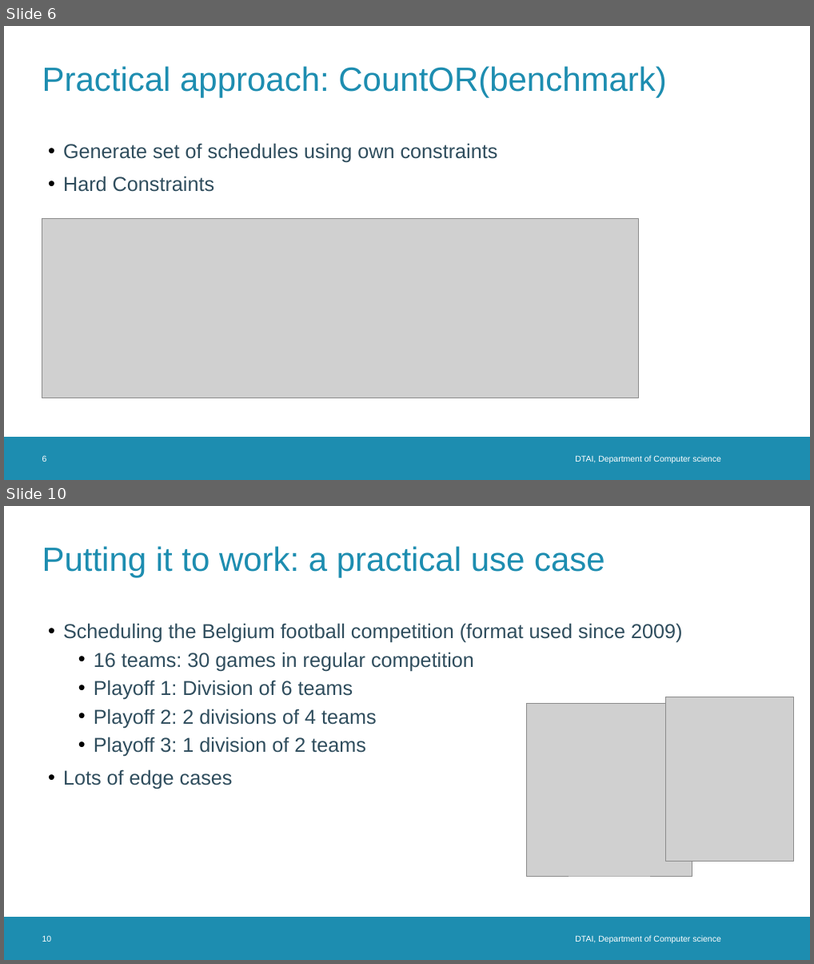
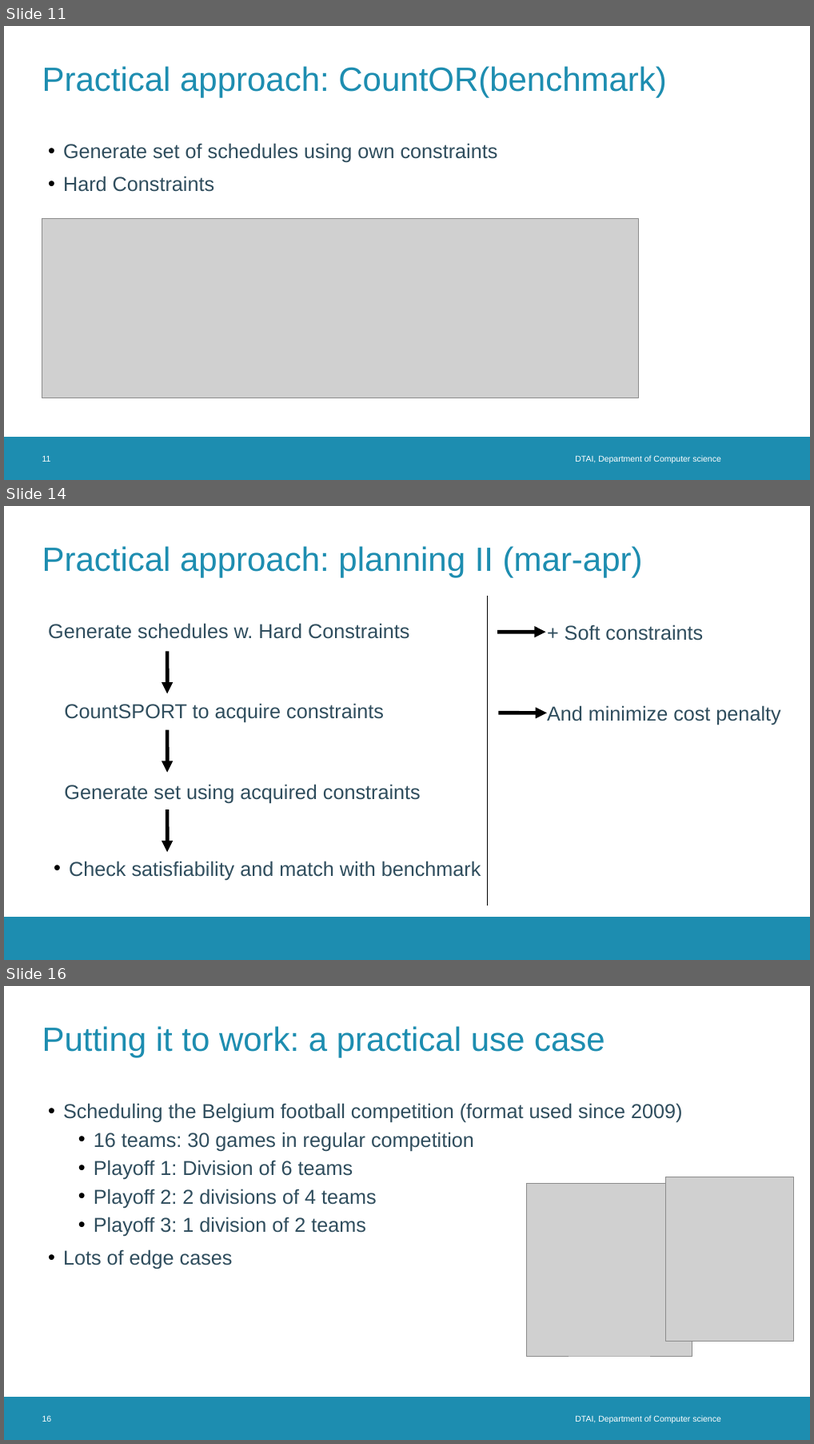
Before and after one commit to TomDBTechB/RoundRobinGenerator, a slide deck: Presentations/intermediate presentation 2.odp. Shown one above the other, each under a label of ours: slides 6 and 10 before the commit, slides 11, 14 and 16 after it; the slides between them are not shown. The pictures are 814x964 and 814x1444 pixels, drawn with LibreOffice and Linux fonts; fonts in the diff are those of the drawing; grey boxes stand for pictures; background and template pictures are left out. Boxes give left, top, right and bottom in pixels: in the first picture for what was removed or moved away, otherwise in the second. Text is boxed around its words. In the diff, an @@ line names an element or a change of style, - is before the commit and + after.

Commit message:
lots of papers + latex setup for thesis + presentations + first text

```diff
--- a/Presentations/intermediate presentation 2.odp
+++ b/Presentations/intermediate presentation 2.odp
@@ slide 14 added at bbox=[4, 506, 810, 960], background #FFFFFF; not listed: 1 template element that a slide beside it also shows @@
@@ title added at bbox=[42, 546, 643, 578], 40 pt, text #1D8DB0 @@
+Practical approach: planning II (mar-apr)
@@ line added from (488, 596) to (488, 905), #000000 0 pt @@
@@ text added at bbox=[48, 623, 410, 639], 24 pt, text #2F4D5D @@
+Generate schedules w. Hard Constraints
@@ text added at bbox=[565, 624, 703, 640], 24 pt, text #2F4D5D @@
++ Soft constraints
@@ arrow added from (498, 632) to (546, 632), #000000 4.51 pt @@
@@ arrow added from (167, 651) to (167, 693), #000000 4.51 pt @@
@@ text added at bbox=[64, 703, 384, 723], 24 pt, text #2F4D5D @@
+CountSPORT to acquire constraints
@@ arrow added from (499, 713) to (547, 713), #000000 4.51 pt @@
@@ text added at bbox=[547, 705, 781, 725], 24 pt, text #2F4D5D @@
+And minimize cost penalty
@@ arrow added from (167, 730) to (167, 772), #000000 4.51 pt @@
@@ text added at bbox=[64, 784, 421, 804], 24 pt, text #2F4D5D @@
+Generate set using acquired constraints
@@ arrow added from (167, 809) to (167, 852), #000000 4.51 pt @@
@@ text added at bbox=[69, 860, 482, 880], 24 pt, text #2F4D5D @@
+• Check satisfiability and match with benchmark
@@ what was slide 6 is now slide 11 @@
@@ page number at bbox=[42, 455, 51, 461]: text changed @@
-6
+11
@@ what was slide 10 is now slide 16 @@
```
Also in this commit, not shown: 7 slides changed, 5 other slides added, 26 other files.
